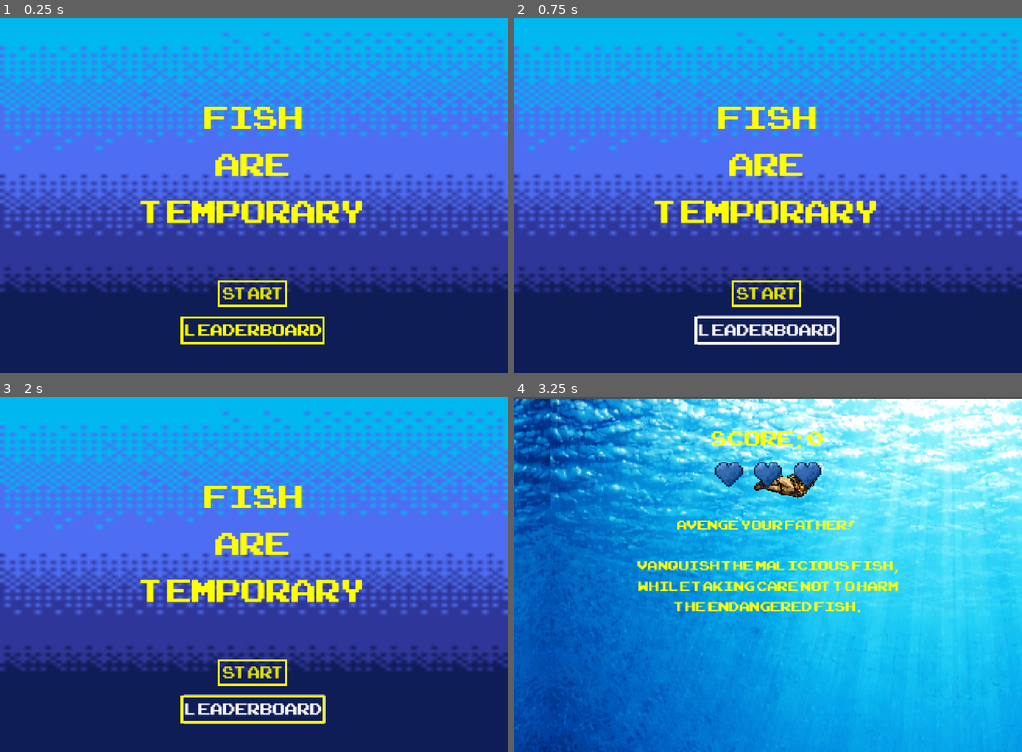
Above: before the commit, frames 1-4 (two rows, left to right).
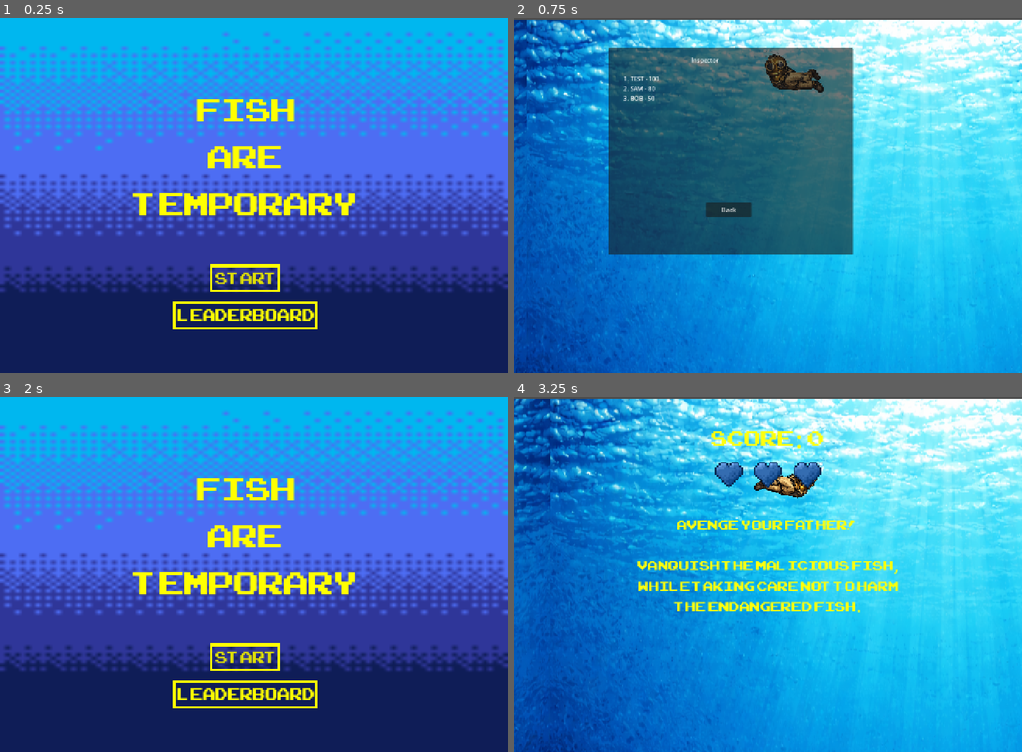
Above: after the commit, the same moments.

Repository: JanzenWill/FAT_SJ
Game: Godot game, scene res://main.tscn
The game is run twice, just before and just after one commit, with the same random seed, the same clock (stepped at 60 frames per second) and the same inputs.
Inputs (mouse positions are in pixels of both pictures, inside the frame that each line leads up to):
- Up to frame 1 (0.25 s): no input
- Up to frame 2 (0.75 s): click "LEADERBOARD" at 0.5 s
- Up to frame 3 (2 s): click (213, 588) at 1.25 s, where only the run after the commit has a clickable "Back"
- Up to frame 4 (3.25 s): click "START" at 2 s; move the mouse to (879, 556) at 2.77 s; hold Right (move_right) from 2.78 s (still down); click (879, 556) at 2.85 s

The runs differ from the first frame. In frame 1, 7.1% of the frame differs, in the area x 26-72%, y 22-92%; in frame 2, 100%, in the area x 0-100%, y 0-100%; in frame 3, 7.3%; in frame 4, nothing differs.

Commit message:
kinda got a scoreboard up and working

Diff:
--- /dev/null
+++ b/leaderboard.gd
@@ -0,0 +1,70 @@
+extends Node
+
+const SAVE_PATH = "user://leaderboard.save"
+const MAX_SCORES = 10
+
+var scores = []
+
+
+func _ready() -> void:
+	load_scores()
+
+
+func add_score(player_name: String, score: int) -> void:
+	scores.append({
+		"name": player_name,
+		"score": score
+	})
+
+	scores.sort_custom(func(a, b): return a["score"] > b["score"])
+
+	if scores.size() > MAX_SCORES:
+		scores = scores.slice(0, MAX_SCORES)
+
+	save_scores()
+
+
+func save_scores() -> void:
+	var file = FileAccess.open(SAVE_PATH, FileAccess.WRITE)
+	if file == null:
+		push_error("Could not open leaderboard save file.")
+		return
+
+	file.store_string(JSON.stringify(scores))
+	file.close()
+
+
+func load_scores() -> void:
+	if not FileAccess.file_exists(SAVE_PATH):
+		scores = []
+		return
+
+	var file = FileAccess.open(SAVE_PATH, FileAccess.READ)
+	if file == null:
+		push_error("Could not open leaderboard file for reading.")
+		scores = []
+		return
+
+	var text = file.get_as_text()
+	file.close()
+
+	var json = JSON.new()
+	var result = json.parse(text)
+
+	if result != OK:
+		push_error("Could not parse leaderboard save data.")
+		scores = []
+		return
+
+	if typeof(json.data) == TYPE_ARRAY:
+		scores = json.data
+	else:
+		scores = []
+
+
+func get_scores() -> Array:
+	return scores
+
+func clear_scores() -> void:
+	scores = []
+	save_scores()
--- a/main.tscn
+++ b/main.tscn
@@ -102,22 +102,28 @@
 visible = false
 script = ExtResource("10_w48qg")
 
-[node name="TextureRect" type="TextureRect" parent="StartMenu"]
+[node name="UI" type="Control" parent="StartMenu"]
+layout_mode = 3
+anchors_preset = 0
+
+[node name="TextureRect" type="TextureRect" parent="StartMenu/UI"]
+layout_mode = 0
 offset_top = 1.0
 offset_right = 1348.0
 offset_bottom = 945.0
 texture = ExtResource("10_ycdy4")
 
-[node name="Title" type="Label" parent="StartMenu"]
+[node name="Title" type="Label" parent="StartMenu/UI"]
+layout_mode = 1
 anchors_preset = 8
 anchor_left = 0.5
 anchor_top = 0.5
 anchor_right = 0.5
 anchor_bottom = 0.5
-offset_left = -297.0
-offset_top = -266.0
-offset_right = 297.0
-offset_bottom = 126.0
+offset_left = 357.0
+offset_top = 186.0
+offset_right = 951.0
+offset_bottom = 578.0
 grow_horizontal = 2
 grow_vertical = 2
 theme_override_colors/font_color = Color(1, 1, 0, 1)
@@ -127,16 +133,17 @@
              Are
 Temporary"
 
-[node name="StartButton" type="Button" parent="StartMenu"]
+[node name="StartButton" type="Button" parent="StartMenu/UI"]
+layout_mode = 1
 anchors_preset = 7
 anchor_left = 0.5
 anchor_top = 1.0
 anchor_right = 0.5
 anchor_bottom = 1.0
-offset_left = -88.5
-offset_top = -248.0
-offset_right = 88.5
-offset_bottom = -175.0
+offset_left = 565.5
+offset_top = 656.0
+offset_right = 742.5
+offset_bottom = 729.0
 grow_horizontal = 2
 grow_vertical = 0
 theme_override_colors/font_color = Color(0.8745098, 0.8745098, 0.023529412, 1)
@@ -146,16 +153,17 @@
 theme_override_styles/hover = SubResource("StyleBoxFlat_w48qg")
 text = "START"
 
-[node name="Leaderboard Button" type="Button" parent="StartMenu"]
+[node name="Leaderboard Button" type="Button" parent="StartMenu/UI"]
+layout_mode = 1
 anchors_preset = 7
 anchor_left = 0.5
 anchor_top = 1.0
 anchor_right = 0.5
 anchor_bottom = 1.0
-offset_left = -187.5
-offset_top = -150.0
-offset_right = 187.5
-offset_bottom = -77.0
+offset_left = 466.5
+offset_top = 754.0
+offset_right = 841.5
+offset_bottom = 827.0
 grow_horizontal = 2
 grow_vertical = 0
 theme_override_colors/font_color = Color(1, 1, 0, 1)
@@ -164,6 +172,37 @@
 theme_override_styles/normal = SubResource("StyleBoxFlat_vivmo")
 theme_override_styles/hover = SubResource("StyleBoxFlat_yaehf")
 text = "LEADERBOARD"
+
+[node name="LeaderboardPanel" type="Panel" parent="StartMenu/UI"]
+layout_mode = 0
+offset_left = 250.0
+offset_top = 80.0
+offset_right = 900.0
+offset_bottom = 630.0
+
+[node name="LeaderboardTitle" type="Label" parent="StartMenu/UI/LeaderboardPanel"]
+layout_mode = 0
+offset_left = 220.0
+offset_top = 20.0
+offset_right = 293.0
+offset_bottom = 43.0
+text = "Inspector"
+
+[node name="ScoresLabel" type="Label" parent="StartMenu/UI/LeaderboardPanel"]
+layout_mode = 0
+offset_left = 40.0
+offset_top = 70.0
+offset_right = 610.0
+offset_bottom = 370.0
+text = "No scores yet"
+
+[node name="BackButton" type="Button" parent="StartMenu/UI/LeaderboardPanel"]
+layout_mode = 0
+offset_left = 260.0
+offset_top = 410.0
+offset_right = 380.0
+offset_bottom = 450.0
+text = "Back"
 
 [node name="SharkBossMessages" type="CanvasLayer" parent="."]
 
@@ -219,4 +258,6 @@
 [connection signal="timeout" from="PassiveMob2Timer" to="." method="_on_passive_mob_2_timer_timeout"]
 [connection signal="timeout" from="MaliciousMobTimer" to="." method="_on_malicious_mob_timer_timeout"]
 [connection signal="timeout" from="EvilMobTimer" to="." method="_on_evil_mob_timer_timeout"]
-[connection signal="pressed" from="StartMenu/StartButton" to="StartMenu" method="_on_start_button_pressed"]
+[connection signal="pressed" from="StartMenu/UI/StartButton" to="StartMenu" method="_on_start_button_pressed"]
+[connection signal="pressed" from="StartMenu/UI/Leaderboard Button" to="StartMenu" method="_on_leaderboard_button_pressed"]
+[connection signal="pressed" from="StartMenu/UI/LeaderboardPanel/BackButton" to="StartMenu" method="_on_back_button_pressed"]
--- a/project.godot
+++ b/project.godot
@@ -14,6 +14,10 @@
 run/main_scene="uid://cj1kvmf3f7ifh"
 config/features=PackedStringArray("4.5", "Forward Plus")
 config/icon="res://icon.svg"
+
+[autoload]
+
+Leaderboard="*res://leaderboard.gd"
 
 [display]
 
--- a/start_menu.gd
+++ b/start_menu.gd
@@ -2,14 +2,52 @@
 
 signal start_game
 
+
 func _ready() -> void:
 	show()
+	$UI/LeaderboardPanel.hide()
+
+	Leaderboard.clear_scores()
+	Leaderboard.add_score("TEST", 100)
+	Leaderboard.add_score("SAM", 80)
+	Leaderboard.add_score("BOB", 50)
 
 
 func _on_start_button_pressed() -> void:
 	hide()
 	start_game.emit()
 
+
 func _on_leaderboard_button_pressed() -> void:
-	# leaderboard will be added later
-	pass
+	$UI/TextureRect.hide()
+	$UI/Title.hide()
+	$UI/StartButton.hide()
+	$UI/"Leaderboard Button".hide()
+
+	show_leaderboard()
+	$UI/LeaderboardPanel.show()
+
+
+func _on_back_button_pressed() -> void:
+	$UI/LeaderboardPanel.hide()
+
+	$UI/TextureRect.show()
+	$UI/Title.show()
+	$UI/StartButton.show()
+	$UI/"Leaderboard Button".show()
+
+
+func show_leaderboard() -> void:
+	var scores = Leaderboard.get_scores()
+	var text = ""
+
+	if scores.is_empty():
+		text = "No scores yet."
+	else:
+		for i in range(scores.size()):
+			var entry = scores[i]
+			text += str(i + 1) + ". "
+			text += str(entry["name"]) + " - "
+			text += str(int(entry["score"])) + "\n"
+
+	$UI/LeaderboardPanel/ScoresLabel.text = text
Not shown, added: leaderboard.gd.uid
